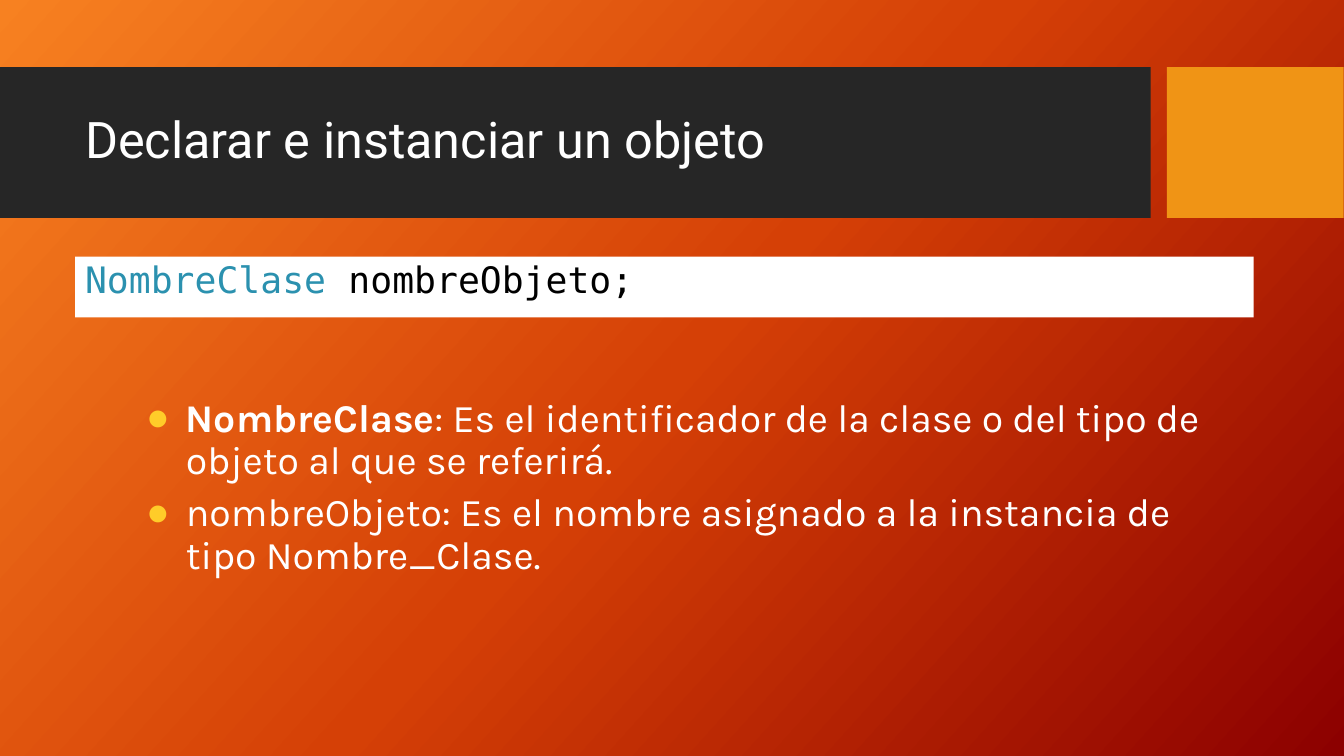
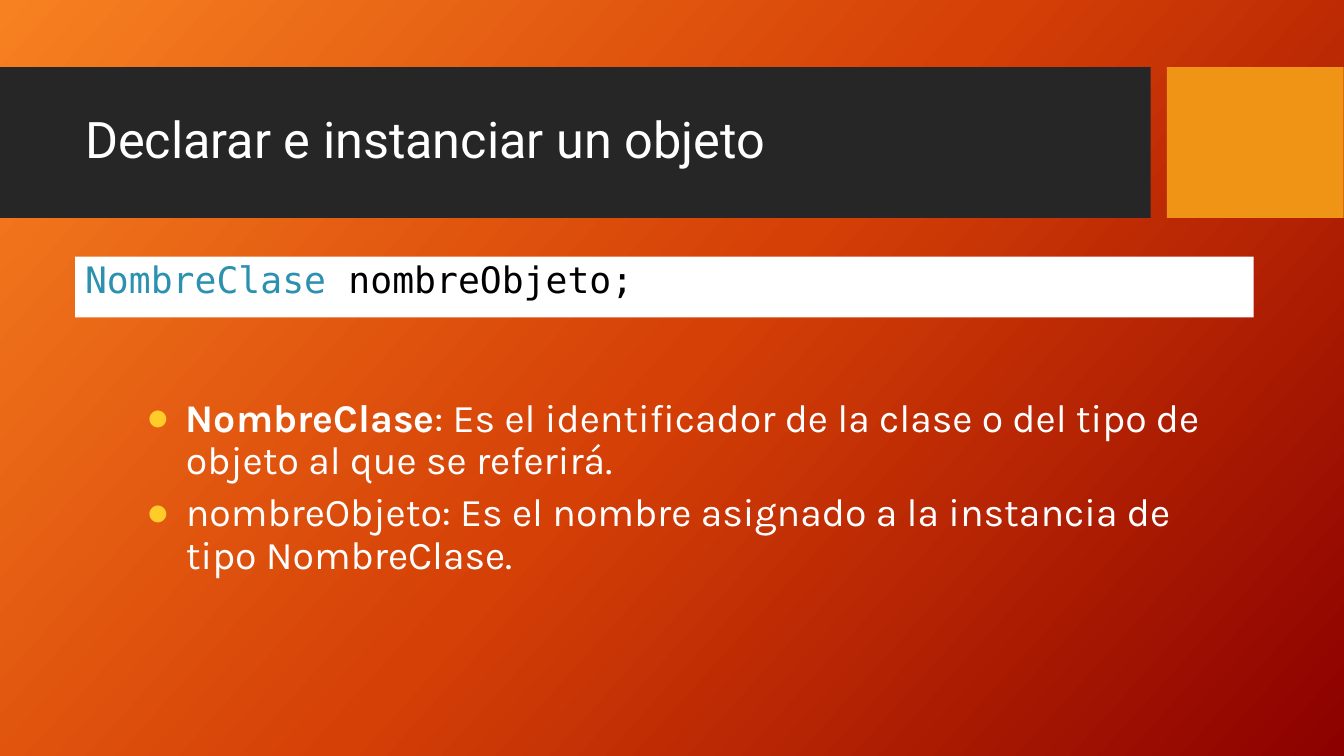
Before and after one commit to FedeDavila1984/utn_prog_y_lab_II, a slide deck: slide 4 of PPTs/ProgramacionII_Clase_03-2018.pptx. Drawn at 1344x756 pixels with LibreOffice and Linux fonts; fonts in the diff are those of the drawing; background and template pictures are left out. Boxes give left, top, right and bottom in pixels: in the first picture for what was removed or moved away, otherwise in the second. Text is boxed around its words. In the diff, an @@ line names an element or a change of style, - is before the commit and + after.

```diff
--- a/PPTs/ProgramacionII_Clase_03-2018.pptx
+++ b/PPTs/ProgramacionII_Clase_03-2018.pptx
@@ subtitle at (186, 499, 1170, 579): text changed @@
-● nombreObjeto: Es el nombre asignado a la instancia de tipo Nombre_Clase.
+● nombreObjeto: Es el nombre asignado a la instancia de tipo NombreClase.
```
Also in this commit, not shown: 1 slide removed, 59 other files.
